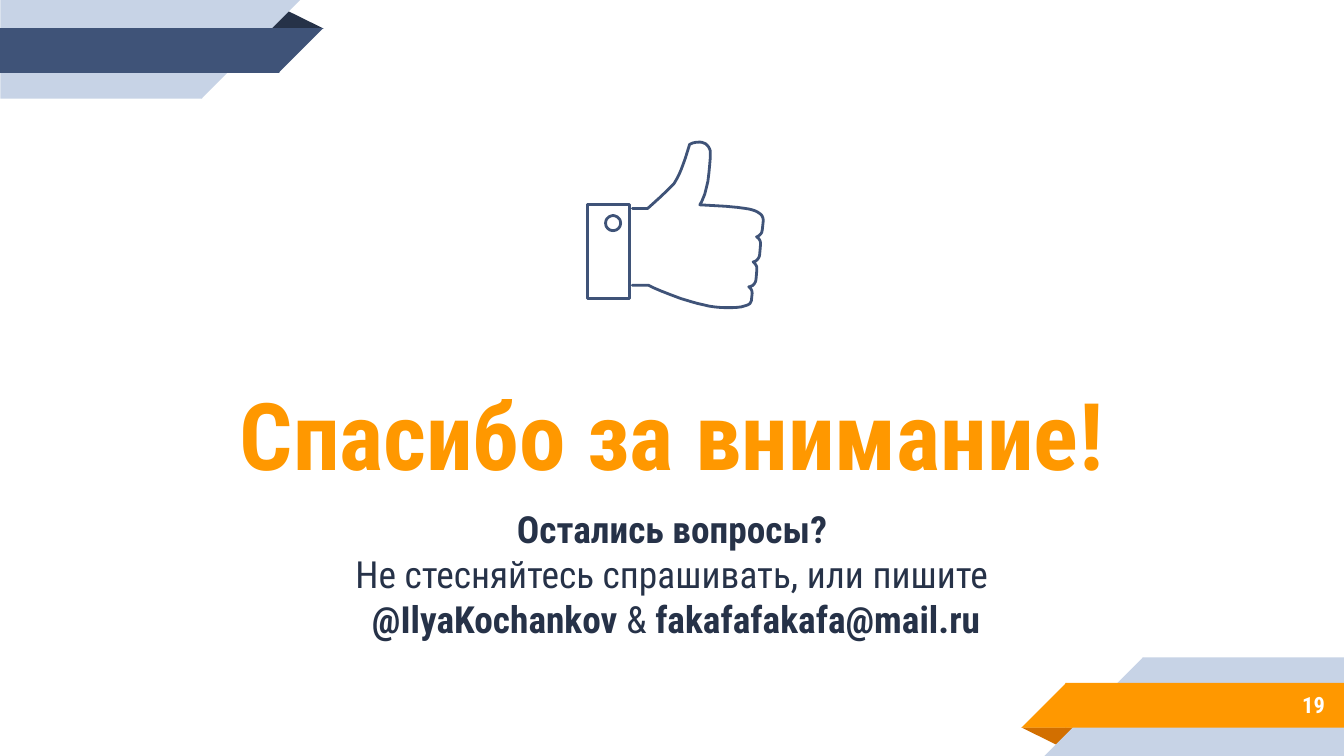
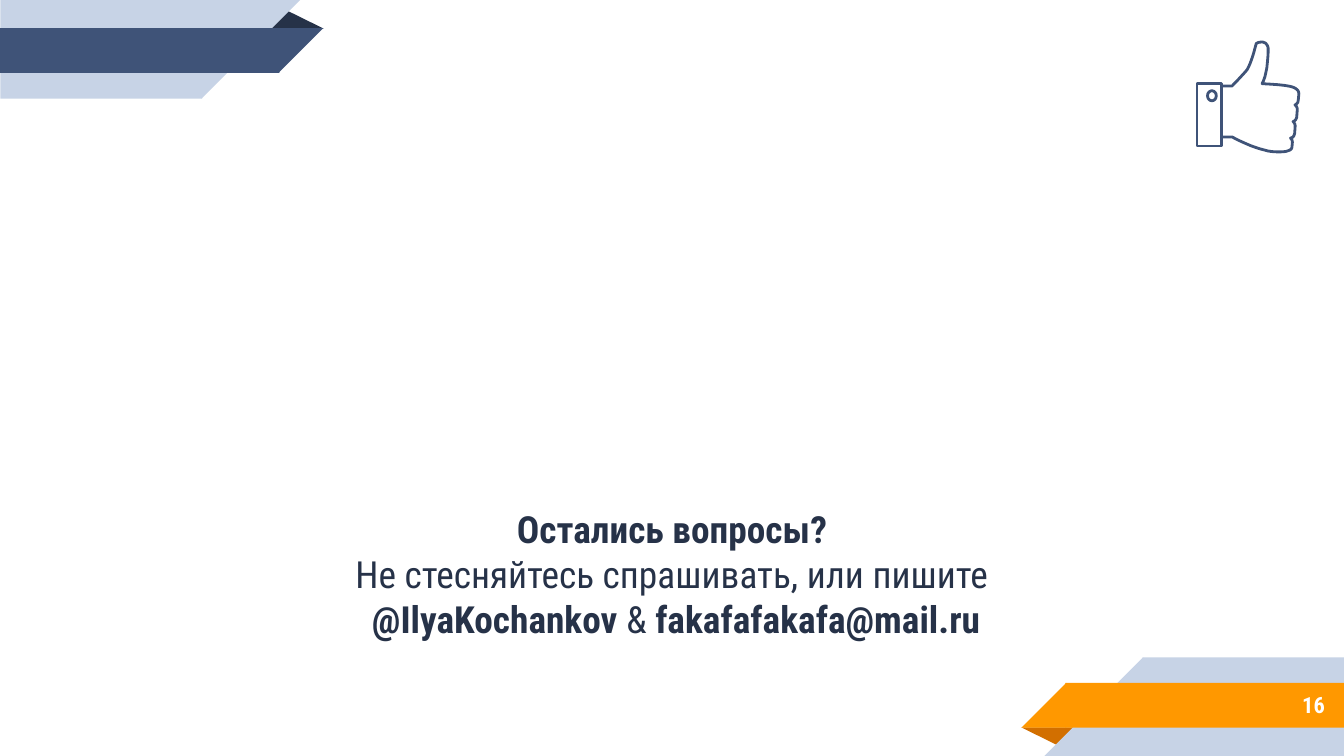
Before and after one commit to KochankovID/hacatone_miac, a slide deck: slide 16 of visual/Danko.pptx (slide 19 before the commit). Drawn at 1344x756 pixels with LibreOffice and Linux fonts; fonts in the diff are those of the drawing. Boxes give left, top, right and bottom in pixels: in the first picture for what was removed or moved away, otherwise in the second. Text is boxed around its words. In the diff, an @@ line names an element or a change of style, - is before the commit and + after.

```diff
--- a/visual/Danko.pptx
+++ b/visual/Danko.pptx
@@ freeform shape: place and size @@
-freeform shape at (633, 142, 763, 308)
+freeform shape at (1223, 42, 1298, 152)
@@ freeform shape: place and size @@
-freeform shape at (587, 204, 629, 298)
+freeform shape at (1198, 83, 1222, 145)
@@ title removed at (240, 399, 1104, 471) @@
-Спасибо за внимание!
@@ page number at (1302, 697, 1325, 714): text changed @@
-19
+16
```
Also in this commit, not shown: 6 other slides changed, 4 slides added, 8 slides removed, 9 other files.
